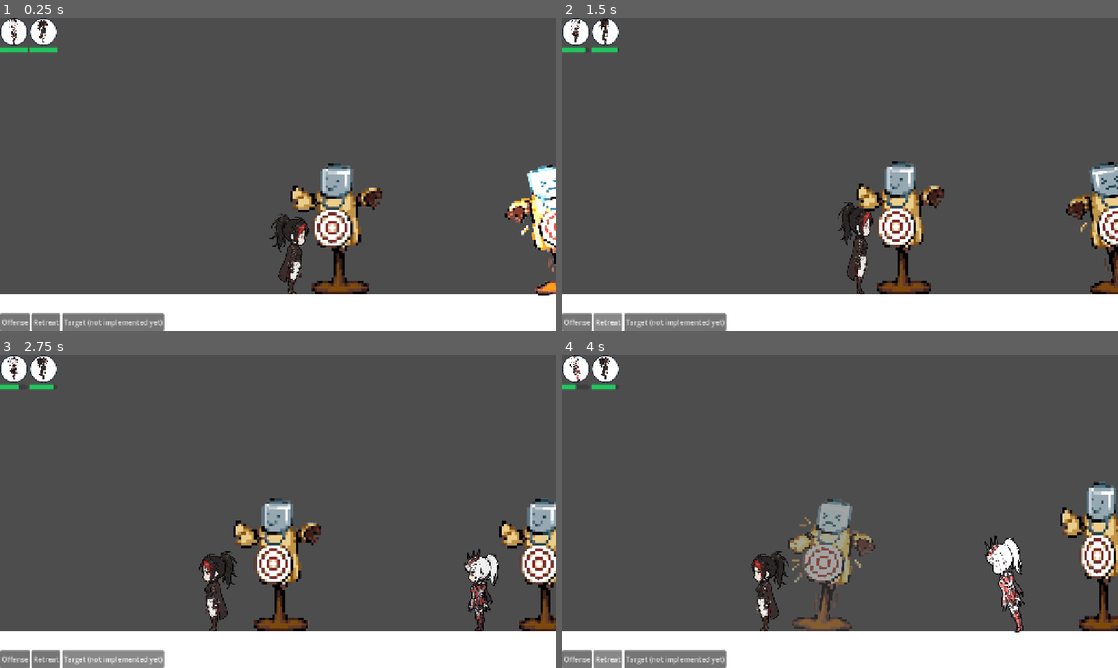
Above: before the commit, frames 1-4 (two rows, left to right).
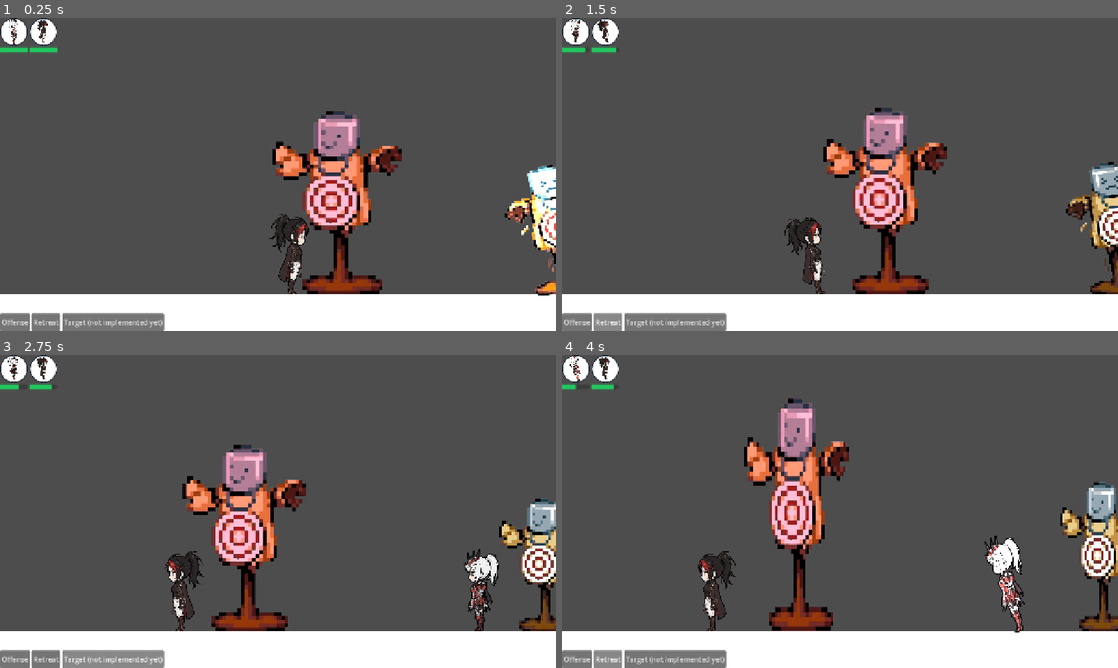
Above: after the commit, the same moments.

Repository: PadillaValeron/miyawana-defense
Game: Godot game, scene res://scenes/combat/CombatArena.tscn
Two runs of this game, one before a commit and one after it. Both use one fixed random seed, a clock stepped at 60 frames per second and the inputs below.
Inputs:
- Up to frame 1 (0.25 s): no input
- Up to frame 2 (1.5 s): click "Offense" at 0.5 s; click "Retreat" at 1.25 s
- Up to frame 3 (2.75 s): click "Target (not implemented yet)" at 2 s
- Up to frame 4 (4 s): click "Offense" at 2.75 s; click "Retreat" at 3.5 s

The runs differ from the first frame. In frame 1, 6.2% of the frame differs, in the area x 49-73%, y 29-89%; in frame 2, 8.0%; in frame 3, 9.0%; in frame 4, 9.7%, in the area x 6-57%, y 0-89%.

Commit message:
feat(combat): implement training dummy, hunter engagement AI, leash retreat system, and preliminary targeting

Diff:
--- a/scenes/combat/CombatArena.tscn
+++ b/scenes/combat/CombatArena.tscn
@@ -38,6 +38,7 @@
 [node name="Monster2" parent="Entities/Monsters" unique_id=2037796659 instance=ExtResource("5_tr5ew")]
 position = Vector2(1661, 911)
 data = ExtResource("6_7tyy2")
+role = 3
 
 [node name="Monster" parent="Entities/Monsters" unique_id=805048971 instance=ExtResource("5_tr5ew")]
 position = Vector2(2625, 913)
--- a/scenes/entities/Monster.gd
+++ b/scenes/entities/Monster.gd
@@ -2,7 +2,7 @@
 extends Node2D
 
 # The 4 Tactical Roles defined in the GDD
-enum Role { INVASOR, TARGETER, ASALTO, APEX }
+enum Role { INVADER, TARGETER, RUSHER, APEX }
 enum State { IDLE_WALK, ATTACKING, ACTING, STUNNED, DEAD }
 
 # Signals for HUD and CombatArena
@@ -10,7 +10,7 @@
 signal died(monster: Monster)
 
 @export var data: MonsterData
-@export var role: Role = Role.INVASOR
+@export var role: Role = Role.INVADER
 
 @onready var visual_root: Node2D = $VisualRoot
 @onready var sprite: Sprite2D = $VisualRoot/MonsterSprite
@@ -93,11 +93,11 @@
 
 func handle_role_ai(delta: float) -> void:
 	match role:
-		Role.ASALTO:
+		Role.RUSHER:
 			# Ignores all hunters! Rushes directly towards the Guild Gate
 			approach_and_attack_gate(delta)
 
-		Role.INVASOR:
+		Role.INVADER:
 			# Attacks the closest standing hunter in front, otherwise marches to the Gate
 			var hunter: Hunter = find_closest_standing_hunter()
 			if is_instance_valid(hunter) and abs(hunter.global_position.x - global_position.x) <= 300.0:
--- a/scenes/entities/TrainingDummy.gd
+++ b/scenes/entities/TrainingDummy.gd
@@ -17,8 +17,8 @@
 	if texture_idle:
 		sprite.texture = texture_idle
 
-	# AUTO-PIVOT A LOS PIES:
-	# Ajusta la altura dinámicamente según el tamaño de la imagen
+	# AUTO-PIVOT AT FEET:
+	# Dynamically adjusts height based on image size
 	if sprite.texture:
 		sprite.position.y -= sprite.texture.get_height() * 0.5
 
